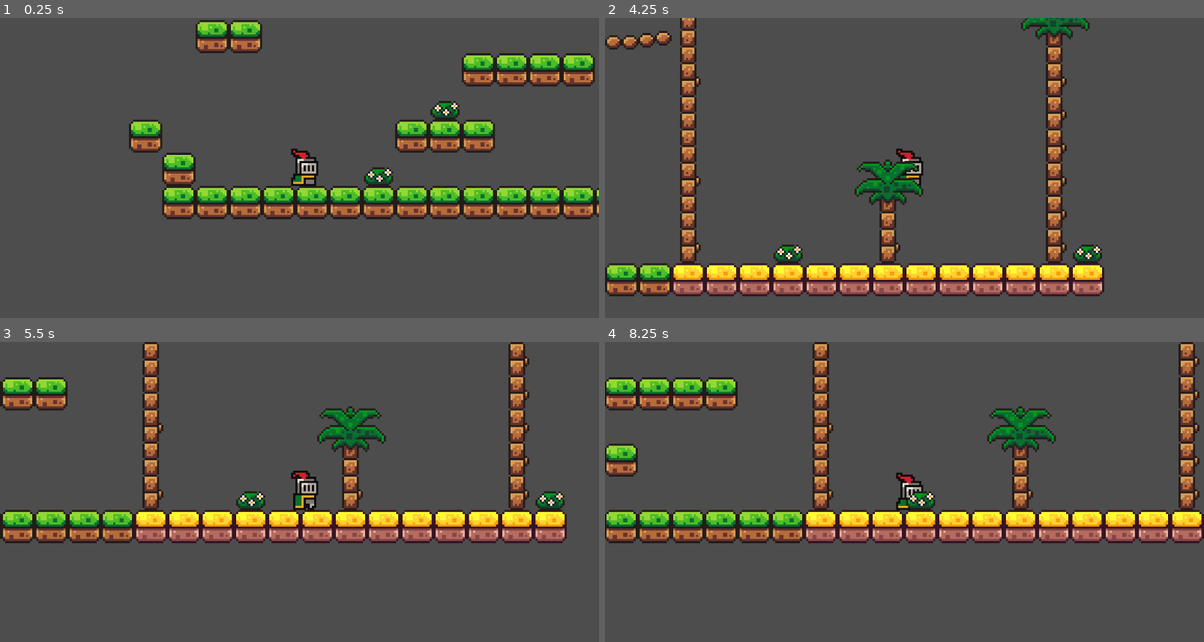
Above: before the commit, frames 1-4 (two rows, left to right).
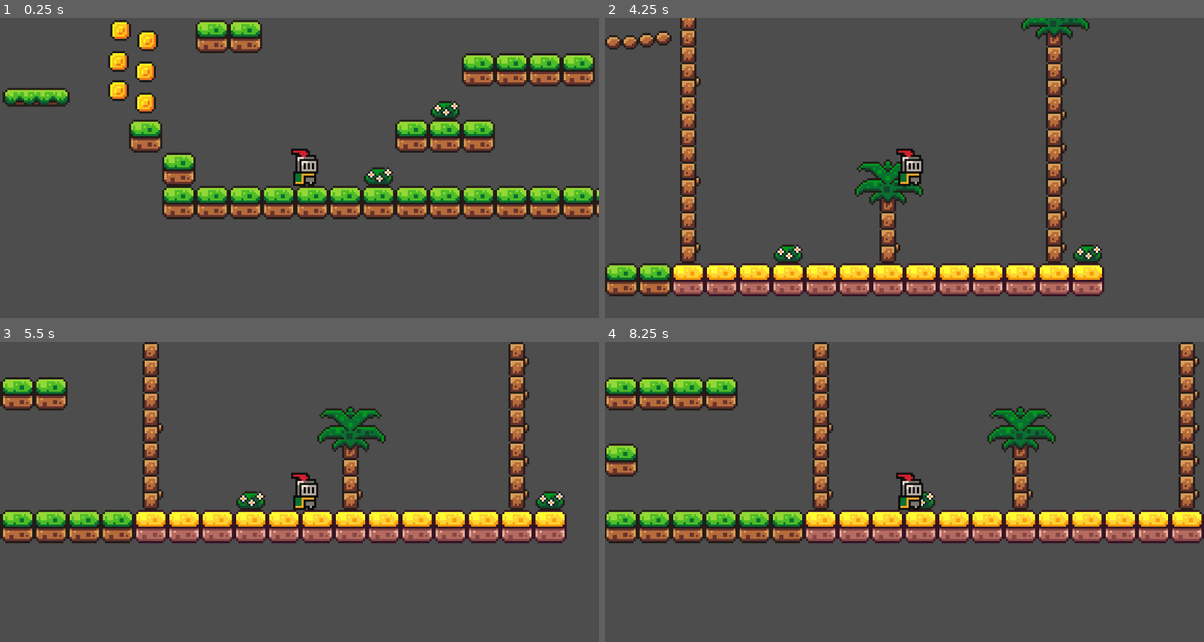
Above: after the commit, the same moments.

Repository: flaviogheri/godot_basics
Game: Godot game, scene res://scenes/game.tscn
The game is run twice, just before and just after one commit, with the same random seed, the same clock (stepped at 60 frames per second) and the same inputs.
Inputs:
- Up to frame 1 (0.25 s): no input
- Up to frame 2 (4.25 s): tap Enter (ui_accept) at 0.5, 0.77, 1.52, 3.02, 3.77 s; hold Right (ui_right) 0.53-2.03 s; hold Left (ui_left) 2.03-2.78 s; hold Right (ui_right) from 2.78 s (still down)
- Up to frame 3 (5.5 s): release Right (ui_right) at 4.28 s; hold Left (ui_left) 4.28-5.03 s; tap Enter (ui_accept) at 4.52 s; hold Right (ui_right) from 5.03 s (still down)
- Up to frame 4 (8.25 s): release Right (ui_right) at 5.78 s; hold Left (ui_left) 5.78-7.28 s; tap Enter (ui_accept) at 6.02, 6.77, 7.52 s; hold Right (ui_right) from 7.28 s (still down)

The runs differ from the first frame. In frame 1, 2.2% of the frame differs, in the area x 0-54%, y 0-57%; in frame 2, 0.3%; in frame 3, 0.2%; in frame 4, 0.3%.

Commit message:
added coin and platform scene shennanigans

Diff:
--- /dev/null
+++ b/scenes/coin.tscn
@@ -0,0 +1,110 @@
+[gd_scene load_steps=17 format=3 uid="uid://2jq15yihhdy8"]
+
+[ext_resource type="Script" path="res://scenes/scripts/coin.gd" id="1_0u65k"]
+[ext_resource type="Texture2D" uid="uid://dehs7wfcpp0yt" path="res://assets/sprites/coin.png" id="1_uoyj0"]
+
+[sub_resource type="AtlasTexture" id="AtlasTexture_hec8d"]
+atlas = ExtResource("1_uoyj0")
+region = Rect2(0, 0, 16, 16)
+
+[sub_resource type="AtlasTexture" id="AtlasTexture_3gjbo"]
+atlas = ExtResource("1_uoyj0")
+region = Rect2(16, 0, 16, 16)
+
+[sub_resource type="AtlasTexture" id="AtlasTexture_jgw38"]
+atlas = ExtResource("1_uoyj0")
+region = Rect2(32, 0, 16, 16)
+
+[sub_resource type="AtlasTexture" id="AtlasTexture_qbofx"]
+atlas = ExtResource("1_uoyj0")
+region = Rect2(48, 0, 16, 16)
+
+[sub_resource type="AtlasTexture" id="AtlasTexture_esryj"]
+atlas = ExtResource("1_uoyj0")
+region = Rect2(64, 0, 16, 16)
+
+[sub_resource type="AtlasTexture" id="AtlasTexture_161fl"]
+atlas = ExtResource("1_uoyj0")
+region = Rect2(80, 0, 16, 16)
+
+[sub_resource type="AtlasTexture" id="AtlasTexture_mkpns"]
+atlas = ExtResource("1_uoyj0")
+region = Rect2(96, 0, 16, 16)
+
+[sub_resource type="AtlasTexture" id="AtlasTexture_widpx"]
+atlas = ExtResource("1_uoyj0")
+region = Rect2(112, 0, 16, 16)
+
+[sub_resource type="AtlasTexture" id="AtlasTexture_jljk5"]
+atlas = ExtResource("1_uoyj0")
+region = Rect2(128, 0, 16, 16)
+
+[sub_resource type="AtlasTexture" id="AtlasTexture_aqoyv"]
+atlas = ExtResource("1_uoyj0")
+region = Rect2(144, 0, 16, 16)
+
+[sub_resource type="AtlasTexture" id="AtlasTexture_o2265"]
+atlas = ExtResource("1_uoyj0")
+region = Rect2(160, 0, 16, 16)
+
+[sub_resource type="AtlasTexture" id="AtlasTexture_tm2ke"]
+atlas = ExtResource("1_uoyj0")
+region = Rect2(176, 0, 16, 16)
+
+[sub_resource type="SpriteFrames" id="SpriteFrames_bx86l"]
+animations = [{
+"frames": [{
+"duration": 1.0,
+"texture": SubResource("AtlasTexture_hec8d")
+}, {
+"duration": 1.0,
+"texture": SubResource("AtlasTexture_3gjbo")
+}, {
+"duration": 1.0,
+"texture": SubResource("AtlasTexture_jgw38")
+}, {
+"duration": 1.0,
+"texture": SubResource("AtlasTexture_qbofx")
+}, {
+"duration": 1.0,
+"texture": SubResource("AtlasTexture_esryj")
+}, {
+"duration": 1.0,
+"texture": SubResource("AtlasTexture_161fl")
+}, {
+"duration": 1.0,
+"texture": SubResource("AtlasTexture_mkpns")
+}, {
+"duration": 1.0,
+"texture": SubResource("AtlasTexture_widpx")
+}, {
+"duration": 1.0,
+"texture": SubResource("AtlasTexture_jljk5")
+}, {
+"duration": 1.0,
+"texture": SubResource("AtlasTexture_aqoyv")
+}, {
+"duration": 1.0,
+"texture": SubResource("AtlasTexture_o2265")
+}, {
+"duration": 1.0,
+"texture": SubResource("AtlasTexture_tm2ke")
+}],
+"loop": true,
+"name": &"default",
+"speed": 10.0
+}]
+
+[sub_resource type="CircleShape2D" id="CircleShape2D_r0xvd"]
+radius = 5.0
+
+[node name="coin" type="Area2D"]
+script = ExtResource("1_0u65k")
+
+[node name="AnimatedSprite2D2" type="AnimatedSprite2D" parent="."]
+position = Vector2(-56, -30)
+sprite_frames = SubResource("SpriteFrames_bx86l")
+
+[node name="CollisionShape2D2" type="CollisionShape2D" parent="."]
+position = Vector2(-56, -30)
+shape = SubResource("CircleShape2D_r0xvd")
--- a/scenes/game.tscn
+++ b/scenes/game.tscn
@@ -1,7 +1,9 @@
-[gd_scene load_steps=6 format=3 uid="uid://cxekrhi8a0pls"]
+[gd_scene load_steps=11 format=3 uid="uid://cxekrhi8a0pls"]
 
 [ext_resource type="PackedScene" uid="uid://daw62xqyjkyu" path="res://scenes/player.tscn" id="1_2og28"]
 [ext_resource type="Texture2D" uid="uid://cvxo87iowlouv" path="res://assets/sprites/world_tileset.png" id="2_1nc4o"]
+[ext_resource type="PackedScene" uid="uid://dhvm3bh82tmmr" path="res://scenes/platform.tscn" id="3_cbajm"]
+[ext_resource type="PackedScene" uid="uid://2jq15yihhdy8" path="res://scenes/coin.tscn" id="4_jr4k2"]
 
 [sub_resource type="WorldBoundaryShape2D" id="WorldBoundaryShape2D_d5hpi"]
 
@@ -419,6 +421,44 @@
 physics_layer_0/collision_layer = 1
 sources/0 = SubResource("TileSetAtlasSource_0mog6")
 
+[sub_resource type="Animation" id="Animation_ns158"]
+length = 0.001
+tracks/0/type = "value"
+tracks/0/imported = false
+tracks/0/enabled = true
+tracks/0/path = NodePath(".:position")
+tracks/0/interp = 1
+tracks/0/loop_wrap = true
+tracks/0/keys = {
+"times": PackedFloat32Array(0),
+"transitions": PackedFloat32Array(1),
+"update": 0,
+"values": [Vector2(-48, -49)]
+}
+
+[sub_resource type="Animation" id="Animation_136sh"]
+resource_name = "move"
+length = 3.0
+loop_mode = 2
+tracks/0/type = "value"
+tracks/0/imported = false
+tracks/0/enabled = true
+tracks/0/path = NodePath(".:position")
+tracks/0/interp = 1
+tracks/0/loop_wrap = true
+tracks/0/keys = {
+"times": PackedFloat32Array(0, 1.9, 3),
+"transitions": PackedFloat32Array(1, 1, 1),
+"update": 0,
+"values": [Vector2(-75, -44), Vector2(-77, -110), Vector2(-18, -109)]
+}
+
+[sub_resource type="AnimationLibrary" id="AnimationLibrary_284eh"]
+_data = {
+"RESET": SubResource("Animation_ns158"),
+"move": SubResource("Animation_136sh")
+}
+
 [node name="Game" type="Node2D"]
 
 [node name="Player" parent="." instance=ExtResource("1_2og28")]
@@ -439,3 +479,33 @@
 tile_set = SubResource("TileSet_xv1dv")
 format = 2
 layer_0/tile_data = PackedInt32Array(131068, 0, 0, 131069, 0, 0, 131070, 0, 0, 131071, 0, 0, 65536, 0, 0, 65537, 0, 0,  …(1143 unchanged characters)…
+
+[node name="platform" parent="." instance=ExtResource("3_cbajm")]
+position = Vector2(-48, -49)
+
+[node name="AnimationPlayer" type="AnimationPlayer" parent="platform"]
+libraries = {
+"": SubResource("AnimationLibrary_284eh")
+}
+autoplay = "move"
+
+[node name="platform2" parent="." instance=ExtResource("3_cbajm")]
+position = Vector2(16, -109)
+
+[node name="coin" parent="." instance=ExtResource("4_jr4k2")]
+position = Vector2(-17, -24)
+
+[node name="coin2" parent="." instance=ExtResource("4_jr4k2")]
+position = Vector2(-31, -14)
+
+[node name="coin3" parent="." instance=ExtResource("4_jr4k2")]
+position = Vector2(-18, 6)
+
+[node name="coin4" parent="." instance=ExtResource("4_jr4k2")]
+position = Vector2(-18, -9)
+
+[node name="coin5" parent="." instance=ExtResource("4_jr4k2")]
+position = Vector2(-31, 0)
+
+[node name="coin6" parent="." instance=ExtResource("4_jr4k2")]
+position = Vector2(-30, -29)
--- /dev/null
+++ b/scenes/platform.tscn
@@ -0,0 +1,23 @@
+[gd_scene load_steps=3 format=3 uid="uid://dhvm3bh82tmmr"]
+
+[ext_resource type="Texture2D" uid="uid://b66o8lh0t5t2f" path="res://assets/sprites/platforms.png" id="1_b0ryd"]
+
+[sub_resource type="RectangleShape2D" id="RectangleShape2D_a01mn"]
+size = Vector2(33, 9)
+
+[node name="platform" type="AnimatableBody2D"]
+z_index = 5
+position = Vector2(53, -33)
+
+[node name="Sprite2D" type="Sprite2D" parent="."]
+position = Vector2(-51, 25)
+texture = ExtResource("1_b0ryd")
+region_enabled = true
+region_rect = Rect2(15.7629, 0, 33.2379, 9.46132)
+
+[node name="CollisionShape2D" type="CollisionShape2D" parent="."]
+z_index = 5
+z_as_relative = false
+position = Vector2(-51.5, 24.5)
+shape = SubResource("RectangleShape2D_a01mn")
+one_way_collision = true
--- a/scenes/player.tscn
+++ b/scenes/player.tscn
@@ -46,11 +46,12 @@
 script = ExtResource("1_qmbcq")
 
 [node name="AnimatedSprite2D" type="AnimatedSprite2D" parent="."]
+z_index = 10
 position = Vector2(0, -12)
 sprite_frames = SubResource("SpriteFrames_8hcnn")
 animation = &"idle"
 autoplay = "idle"
-frame_progress = 0.896365
+frame_progress = 0.430271
 
 [node name="CollisionShape2D" type="CollisionShape2D" parent="."]
 position = Vector2(0, -5)
--- /dev/null
+++ b/scenes/scripts/coin.gd
@@ -0,0 +1,12 @@
+extends Area2D
+
+
+# Called when the node enters the scene tree for the first time.
+func _ready():
+	print("eyoo im a coin")
+	pass # Replace with function body.
+
+
+# Called every frame. 'delta' is the elapsed time since the previous frame.
+func _process(delta):
+	pass
